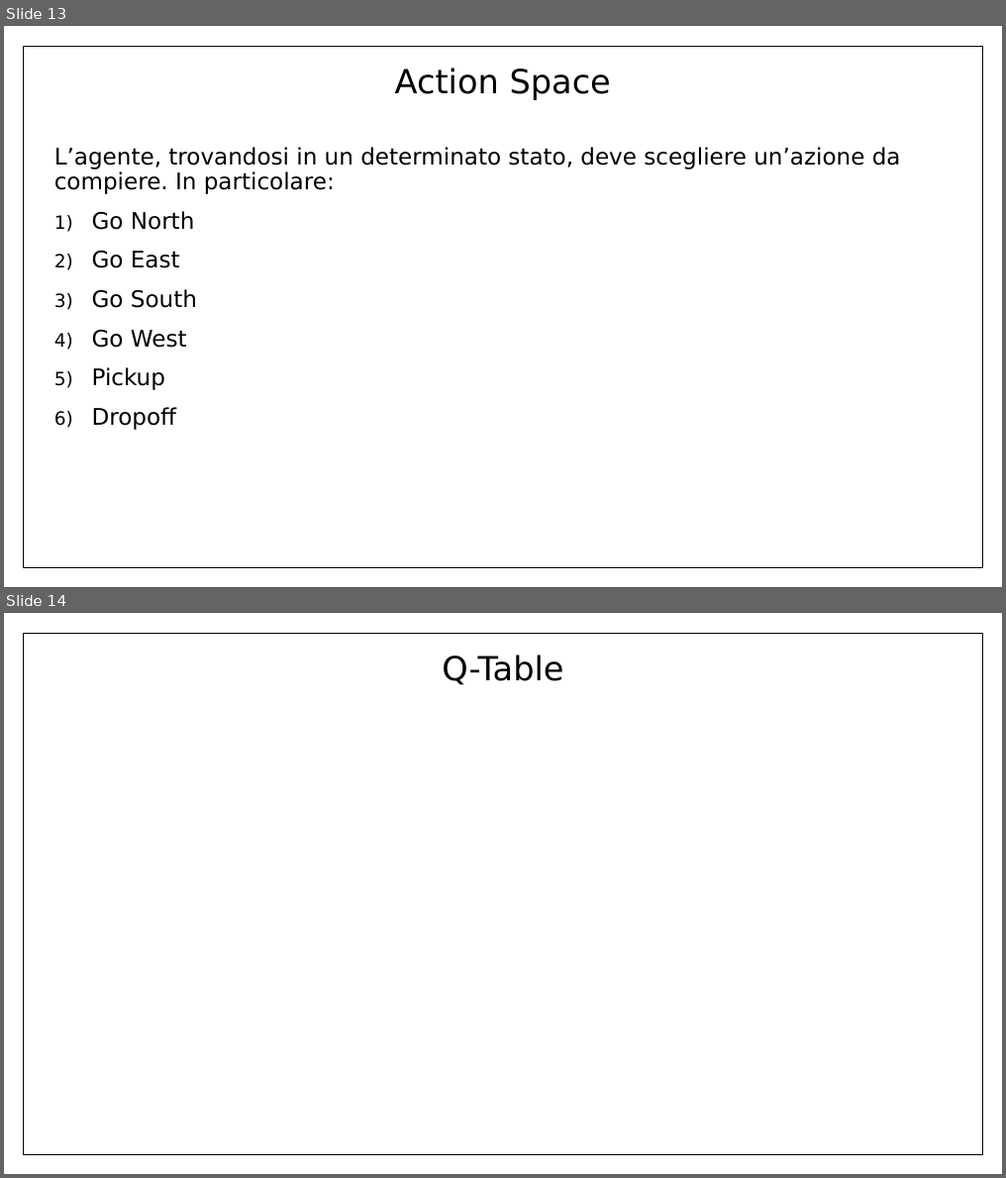
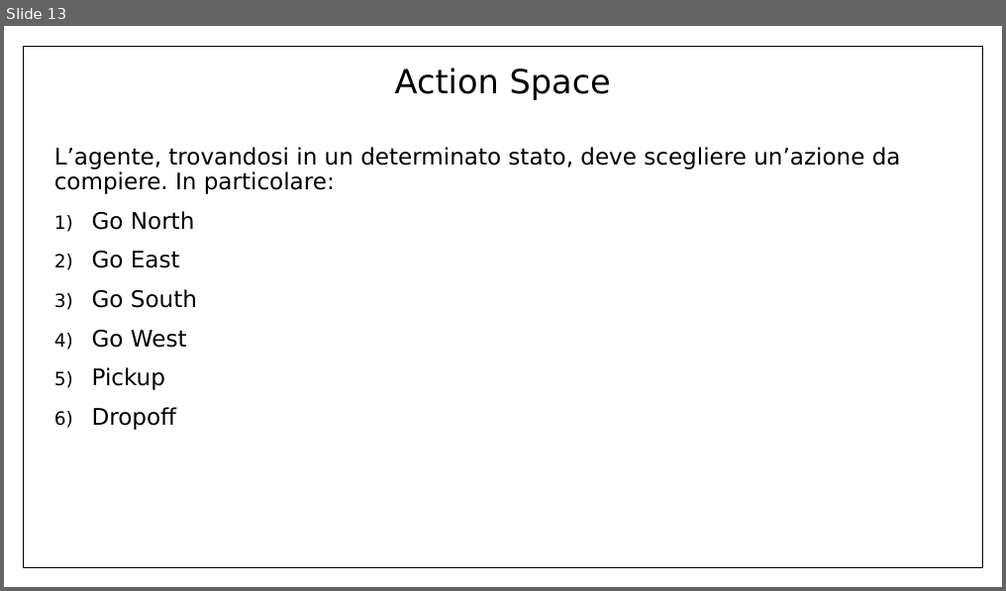
Before and after one commit to Ale1991/IntelligentSystemsLab, a slide deck: Presentazione_RLBrain.pptx. Shown one above the other, each under a label of ours: slides 13 and 14 before the commit, slide 13 after it. The pictures are 1006x1178 and 1006x591 pixels, drawn with LibreOffice and Linux fonts; fonts in the diff are those of the drawing. Boxes give left, top, right and bottom in pixels: in the first picture for what was removed or moved away, otherwise in the second. Text is boxed around its words. In the diff, an @@ line names an element or a change of style, - is before the commit and + after.

```diff
--- a/Presentazione_RLBrain.pptx
+++ b/Presentazione_RLBrain.pptx
@@ slide 14 removed at bbox=[4, 613, 1002, 1174], background #FFFFFF @@
@@ rectangle removed at bbox=[4, 613, 1002, 1174] @@
@@ rectangle removed at bbox=[23, 633, 982, 1155] @@
@@ title removed at bbox=[442, 655, 563, 685] @@
-Q-Table
```
Also in this commit, not shown: 6 slides changed, 6 slides added, 1 other slide removed.
